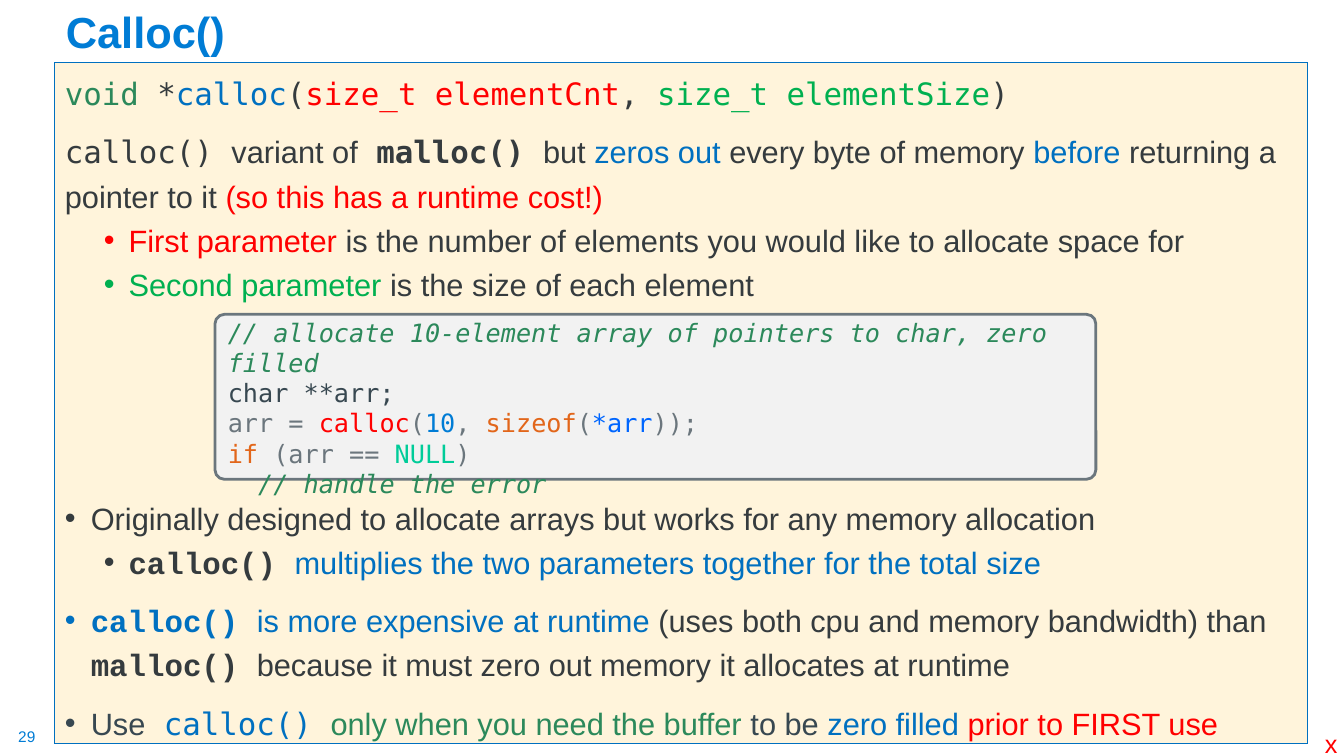
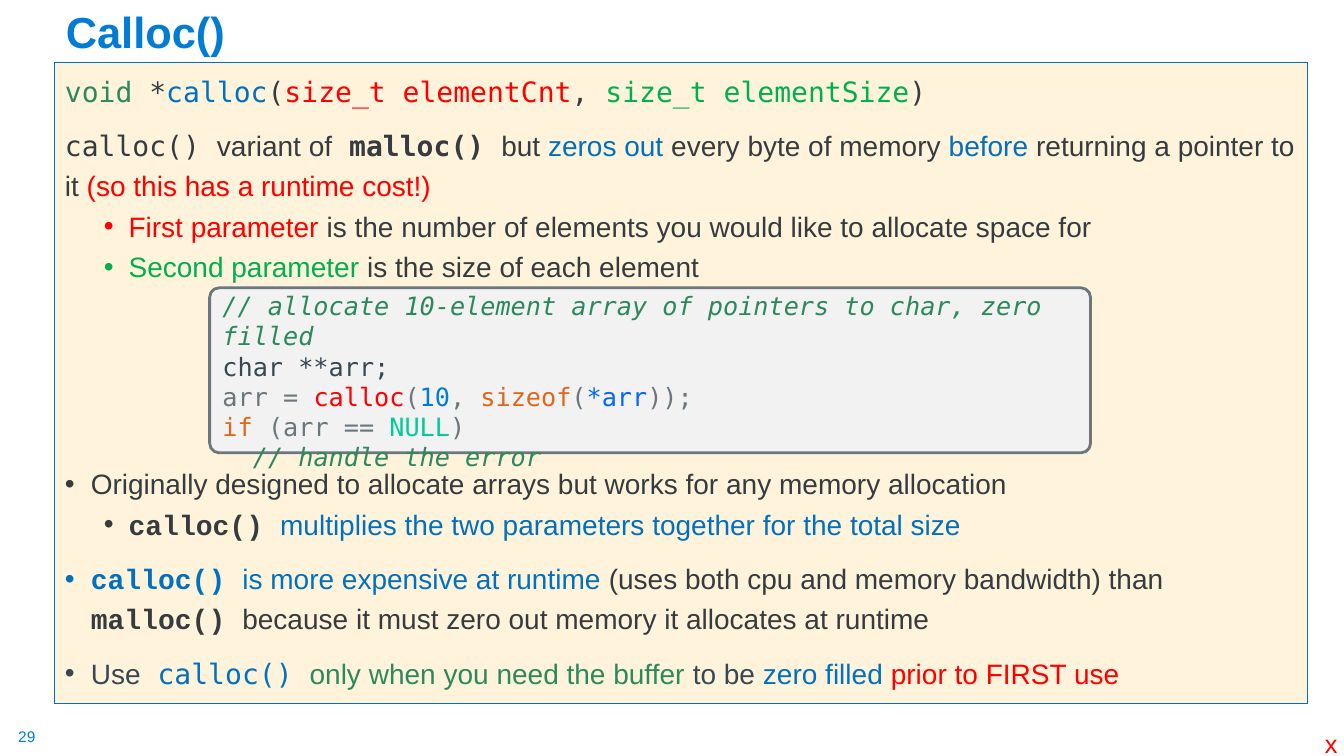
Before and after one commit to cse30-sp24/Muller-Slides, a slide deck: slide 29 of Lecture-8.pptx. Drawn at 1344x756 pixels with LibreOffice and Linux fonts; fonts in the diff are those of the drawing. Boxes give left, top, right and bottom in pixels: in the first picture for what was removed or moved away, otherwise in the second. Text is boxed around its words. In the diff, an @@ line names an element or a change of style, - is before the commit and + after.

```diff
--- a/Lecture-8.pptx
+++ b/Lecture-8.pptx
@@ text "void *calloc(size_t elementCnt, size_t elementSize)": place and size @@
-text "void *calloc(size_t elementCnt, size_t elementSize)" at (54,63,1308,744)
+text "void *calloc(size_t elementCnt, size_t elementSize)" at (54,63,1308,704)
@@ text "void *calloc(size_t elementCnt, size_t elementSize)" at (54,63,1308,704): size 22 to 20 pt @@
@@ rounded rectangle "// allocate 10-element array of ...": place and size @@
-rounded rectangle "// allocate 10-element array of ..." at (215,315,1096,480)
+rounded rectangle "// allocate 10-element array of ..." at (210,288,1091,454)
```
Also in this commit, not shown: 17 other slides changed, 1 other file.
